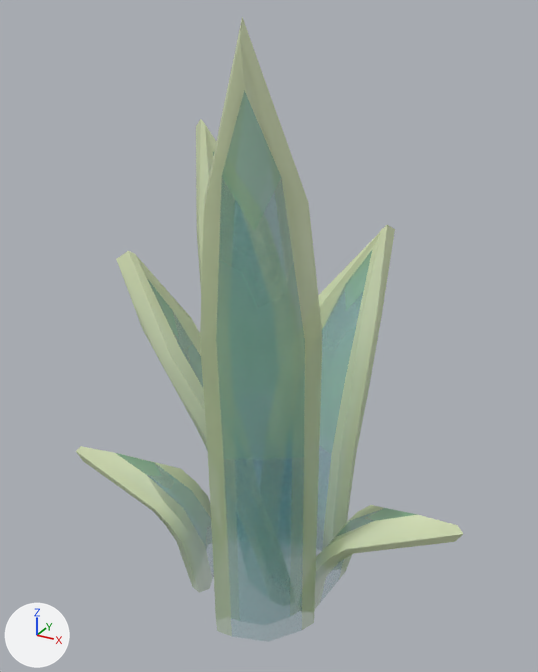
The FBX model Assets/Models/Tiny Treats plants/sansevieria_plant_medium.fbx as it was, and as the next commit left it.
Both versions are drawn from a 50 mm camera at (0.918, -1.675, 1.658) aimed at (-0.011, 0.013, 0.814). The lights are fixed; the arrows at lower left show +X, +Y and +Z. Objects named as collision shapes, trigger or cutter boxes, shadow casters or lower levels of detail are left out. Where no turn or scale is listed for an object, it has been applied to the vertices.

Names of what the first picture shows: 'sansevieria_plant_medium'.
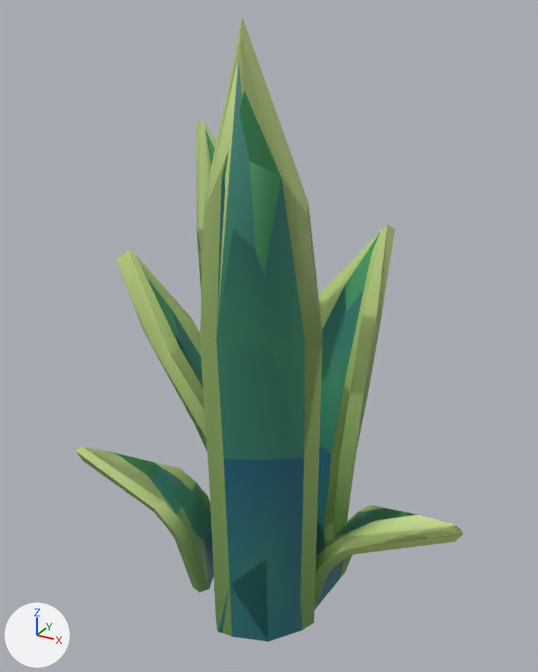
What differs and where, as boxes [x1, y1, x2, y2] in the pictures (538 x 672 px):
'sansevieria_plant_medium', surface changed
    both: [76, 17, 463, 642]
'sansevieria_plant_medium_LOD1', added
    after: [76, 53, 463, 640]

The change, as a list of edits to the scene's bpy script:
```text
Change img_tiny_treats_texture_1_png:
    img_tiny_treats_texture_1_png: load_image('tiny_treats_texture_1.png', 'tiny_treats_texture_1.png', 1024, 1024, 'Non-Color') -> load_image('tiny_treats_texture_1.png', 'tiny_treats_texture_1.png', 1024, 1024, 'sRGB')
Change mat_tiny_treats_1:
    remove n3 = _N.new('ShaderNodeTexImage'); n3.name = 'Image Texture.001'
    remove n3.image = img_tiny_treats_texture_1_png
    where n0 = _N.new('ShaderNodeBsdfPrincipled'); n0.name = 'Principled BSDF'
    remove _L.new(n3.outputs[0], n0.inputs[4])  # 'Color' to 'Alpha'
    where n2 = _N.new('ShaderNodeTexImage'); n2.name = 'Image Texture'
    add _L.new(n2.outputs[1], n0.inputs[4])  # 'Alpha' to 'Alpha'
Add me_sansevieria_plant_medium_001:
    me_sansevieria_plant_medium_001.from_pydata(...)  # 298 vertices, 328 faces; spans x -0.62..0.59, y -0.43..0.44, z -0.05..1.64
    me_sansevieria_plant_medium_001.materials.append(mat_tiny_treats_1)  # picture img_tiny_treats_texture_1_png
Add ob_sansevieria_plant_medium_lod1:
    ob_sansevieria_plant_medium_lod1 = bpy.data.objects.new('sansevieria_plant_medium_LOD1', me_sansevieria_plant_medium_001)
    ob_sansevieria_plant_medium_lod1.location = (0.0, 0.0, 0.0)
```
